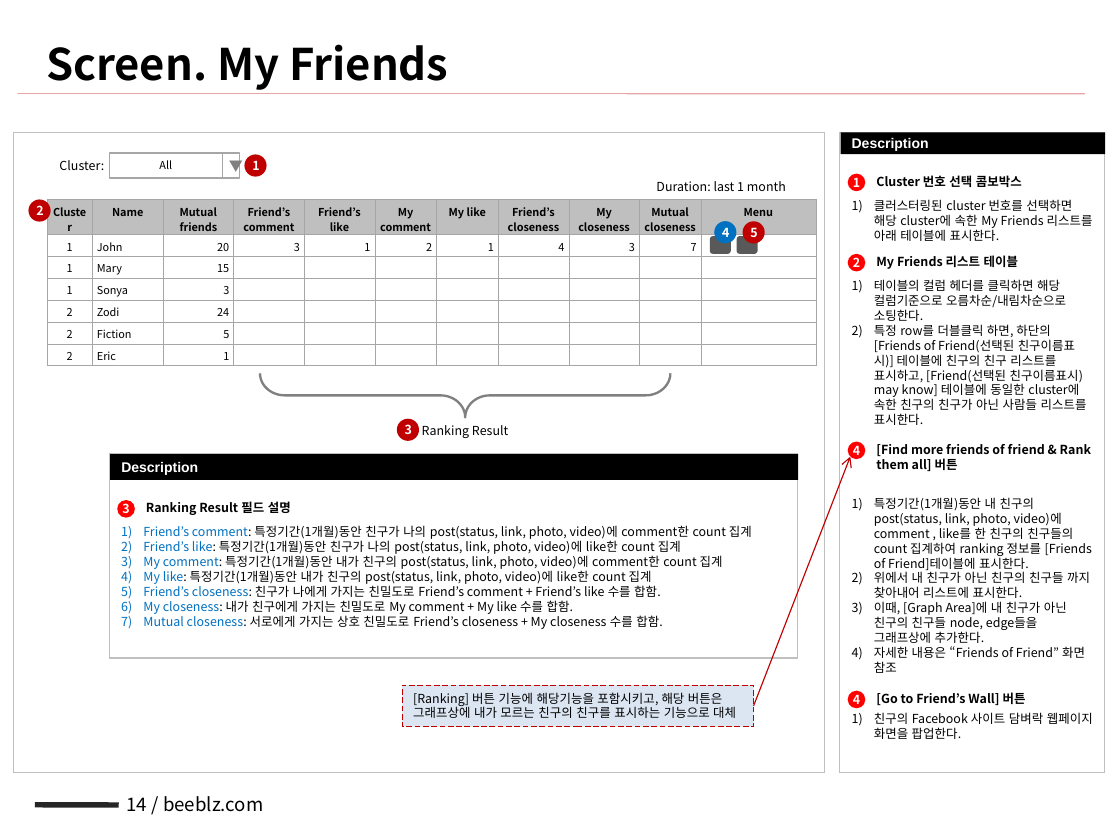
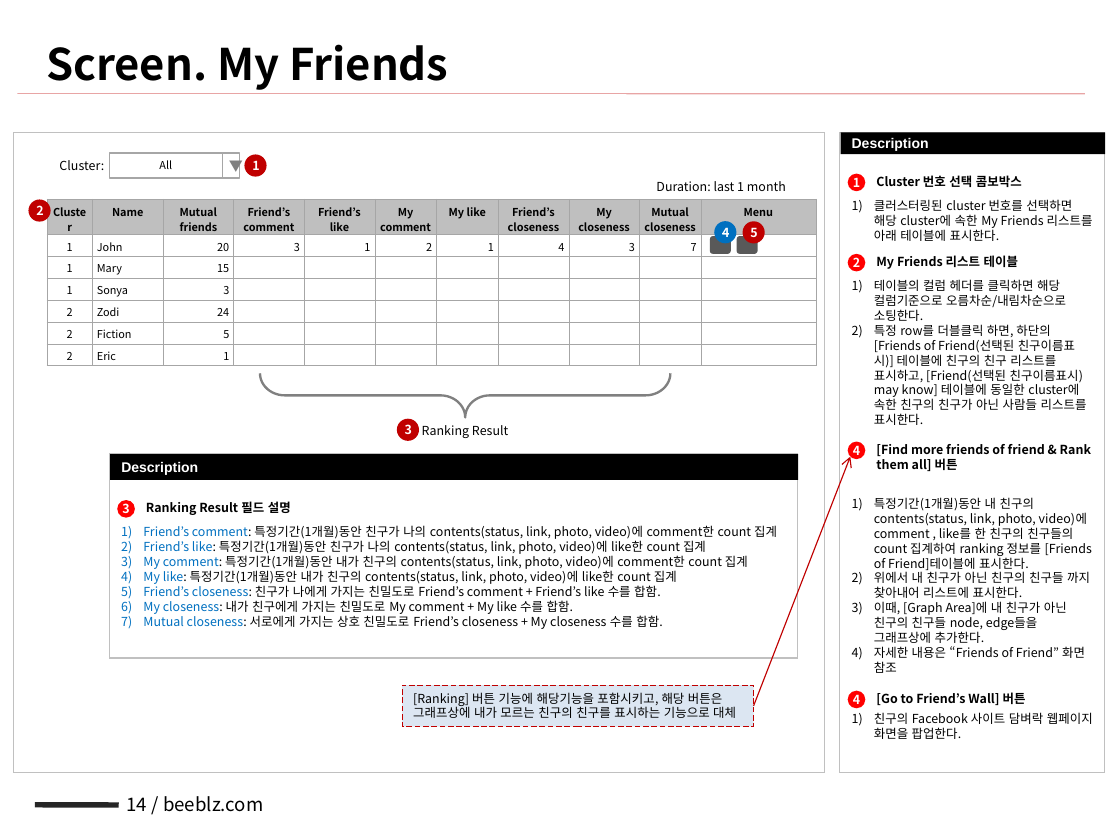
Before and after one commit to NathanaelFebrianto/sonya, a slide deck: slide 14 of beeblz/beeblz-facebook/doc/facebook_sna_v0.1_20101216_배영규.pptx. Drawn at 1120x840 pixels with LibreOffice and Linux fonts; fonts in the diff are those of the drawing. Boxes give left, top, right and bottom in pixels: in the first picture for what was removed or moved away, otherwise in the second. Text is boxed around its words. In the diff, an @@ line names an element or a change of style, - is before the commit and + after.

```diff
--- a/beeblz/beeblz-facebook/doc/facebook_sna_v0.1_20101216_배영규.pptx
+++ b/beeblz/beeblz-facebook/doc/facebook_sna_v0.1_20101216_배영규.pptx
@@ text at (874,497,1092,572): text changed @@
-1) 특정기간(1개월)동안 내 친구의 post(status, link, photo, video)에 comment , like를 한 친구의 친구들의 count 집계하여 ranking 정보를 [Friends of Friend]테이블에 표시한다.
+1) 특정기간(1개월)동안 내 친구의 contents(status, link, photo, video)에 comment , like를 한 친구의 친구들의 count 집계하여 ranking 정보를 [Friends of Friend]테이블에 표시한다.
@@ text at (143,525,777,584): text changed @@
-1) Friend’s comment: 특정기간(1개월)동안 친구가 나의 post(status, link, photo, video)에 comment한 count 집계
-2) Friend’s like: 특정기간(1개월)동안 친구가 나의 post(status, link, photo, video)에 like한 count 집계
-3) My comment: 특정기간(1개월)동안 내가 친구의 post(status, link, photo, video)에 comment한 count 집계
-4) My like: 특정기간(1개월)동안 내가 친구의 post(status, link, photo, video)에 like한 count 집계
+1) Friend’s comment: 특정기간(1개월)동안 친구가 나의 contents(status, link, photo, video)에 comment한 count 집계
+2) Friend’s like: 특정기간(1개월)동안 친구가 나의 contents(status, link, photo, video)에 like한 count 집계
+3) My comment: 특정기간(1개월)동안 내가 친구의 contents(status, link, photo, video)에 comment한 count 집계
+4) My like: 특정기간(1개월)동안 내가 친구의 contents(status, link, photo, video)에 like한 count 집계
```
Also in this commit, not shown: 6 other slides changed, 2 other files.
